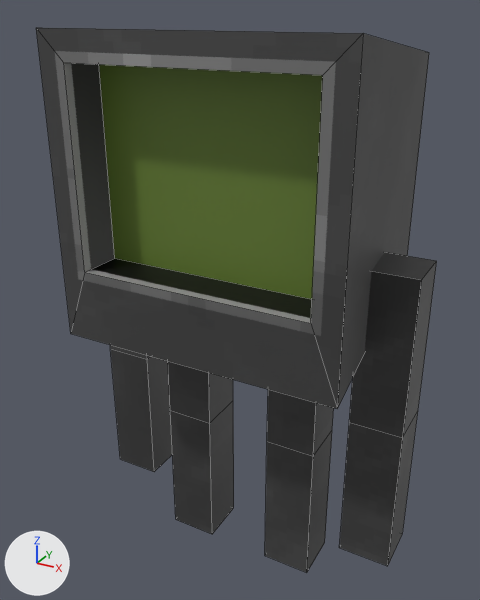
The Blender file Models/Player/PlayerTV/PlayerTV.blend as it was, and as the next commit left it.
One viewpoint serves both versions: a 50 mm lens placed at (2.08, -3.93, 4.11), pointed at (-0.16, 0.14, 2.07). Lighting does not change. The marker at lower left points along +X, +Y and +Z. The picture after the commit comes second. Mesh edges are drawn as thin lines.

Names of what the first picture shows: 'BottomArm.l', 'BottomArm.r', 'BottomLeg.l', 'BottomLeg.r', 'Head', 'UpperArm.l', 'UpperLeg.l', 'UpperLeg.r' and 1 more.
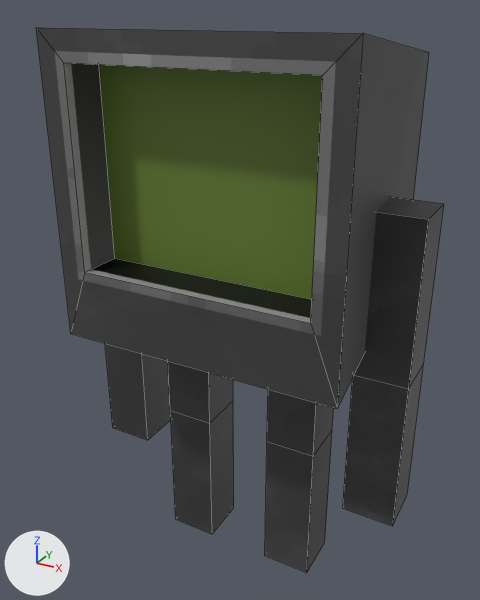
Boxes [x1, y1, x2, y2] around the edits, measured in the pictures (480 x 600 px):
'UpperArm.l', moved: before [349, 252, 437, 438]; after [354, 197, 444, 389]
'BottomArm.l', moved: before [339, 411, 418, 566]; after [343, 364, 424, 526]
'BottomArm.r', moved: before [111, 349, 172, 472]; after [105, 344, 171, 440]

Patch to the scene script:
```diff
--- a/Models/Player/PlayerTV/PlayerTV.blend.py
+++ b/Models/Player/PlayerTV/PlayerTV.blend.py
@@ me_cube_006 @@
 # used by ob_upperarm_l; location = (0.0, 0.0, 0.0)
-me_cube_006.from_pydata(...)  # 8 vertices, 6 faces; spans x 0.875..1.25, y -0.188..0.188, z 1.5..2.625
+me_cube_006.from_pydata(...)  # 8 vertices, 6 faces; spans x 0.875..1.25, y -0.188..0.188, z 1.875..3.0
+# me_cube_006 part 1: the whole mesh is moved by (0.0, 0.0, 0.375)
 me_cube_006.materials.append(mat_material)
@@ me_cube_007 @@
 # used by ob_bottomarm_l; location = (0.0, 0.0, 0.0)
-me_cube_007.from_pydata(...)  # 8 vertices, 6 faces; spans x 0.875..1.25, y -0.188..0.188, z 0.375..1.5
+me_cube_007.from_pydata(...)  # 8 vertices, 6 faces; spans x 0.875..1.25, y -0.188..0.188, z 0.75..1.875
+# me_cube_007 part 2: the whole mesh is moved by (0.0, 0.0, 0.375)
 me_cube_007.materials.append(mat_material)
@@ me_cube_018 @@
 # used by ob_bottomarm_r; location = (0.0, 0.0, 0.0)
-me_cube_018.from_pydata(...)  # 8 vertices, 6 faces; spans x -1.25..-0.875, y -0.125..0.25, z 0.375..1.5
+me_cube_018.from_pydata(...)  # 8 vertices, 6 faces; spans x -1.25..-0.875, y -0.188..0.188, z 0.75..1.875
+# me_cube_018 part 3: the whole mesh is moved by (0.0, -0.062, 0.375)
 me_cube_018.materials.append(mat_material)
```
